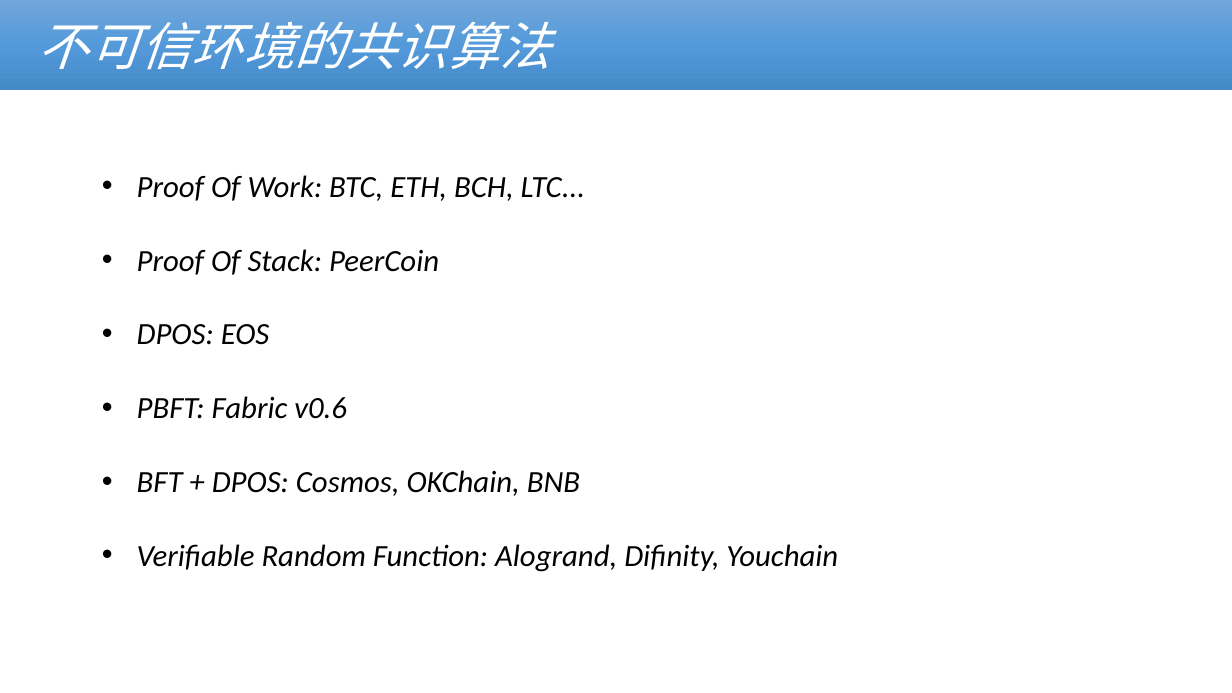
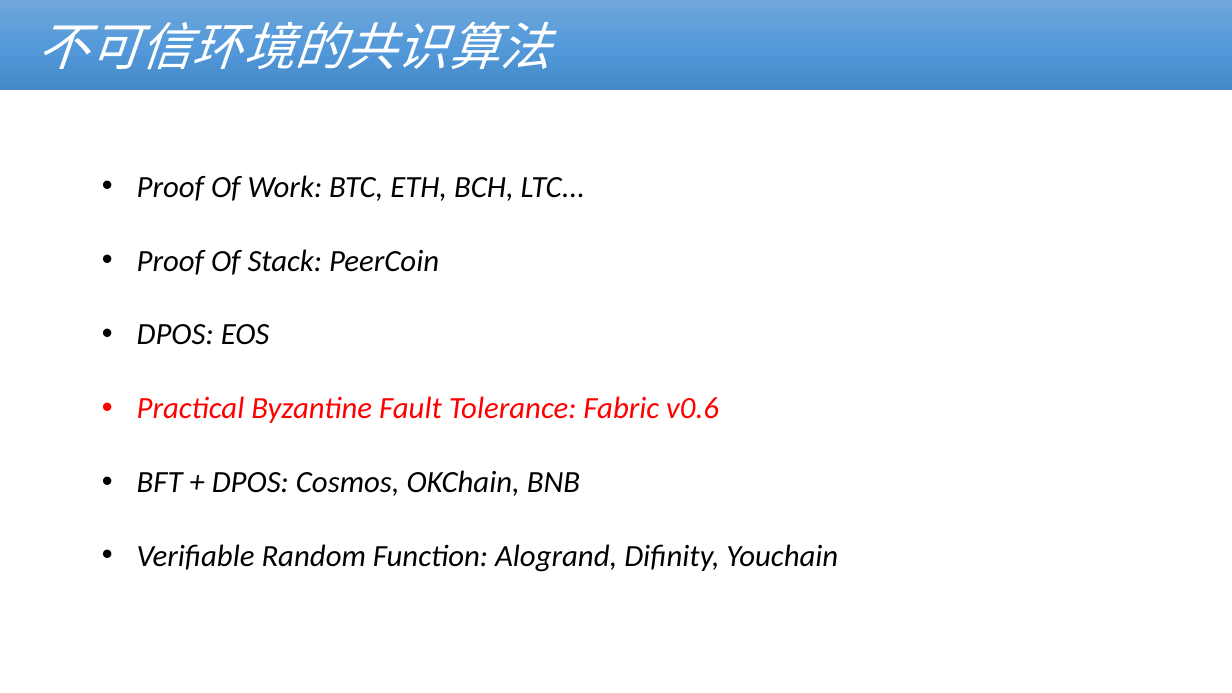
Before and after one commit to cmdpos/gaia, a slide deck: slide 11 of ppt/blockchain-dex.pptx. Drawn at 1232x693 pixels with LibreOffice and Linux fonts; fonts in the diff are those of the drawing; background and template pictures are left out. Boxes give left, top, right and bottom in pixels: in the first picture for what was removed or moved away, otherwise in the second. Text is boxed around its words. In the diff, an @@ line names an element or a change of style, - is before the commit and + after.

```diff
--- a/ppt/blockchain-dex.pptx
+++ b/ppt/blockchain-dex.pptx
@@ text at (137, 396, 719, 423): text changed; text colour #000000 to #FF0000 @@
-• PBFT: Fabric v0.6
+• Practical Byzantine Fault Tolerance: Fabric v0.6
```
Also in this commit, not shown: 10 other slides changed, 1 slide added, 2 slides removed, 1 other file.
